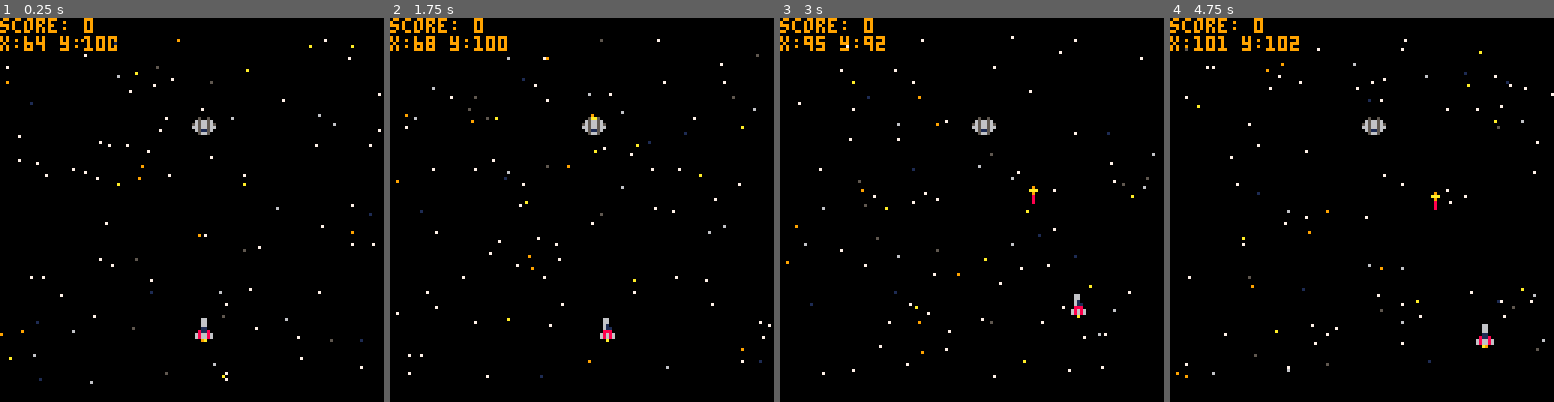
Above: before the commit, frames 1-4 (left to right).
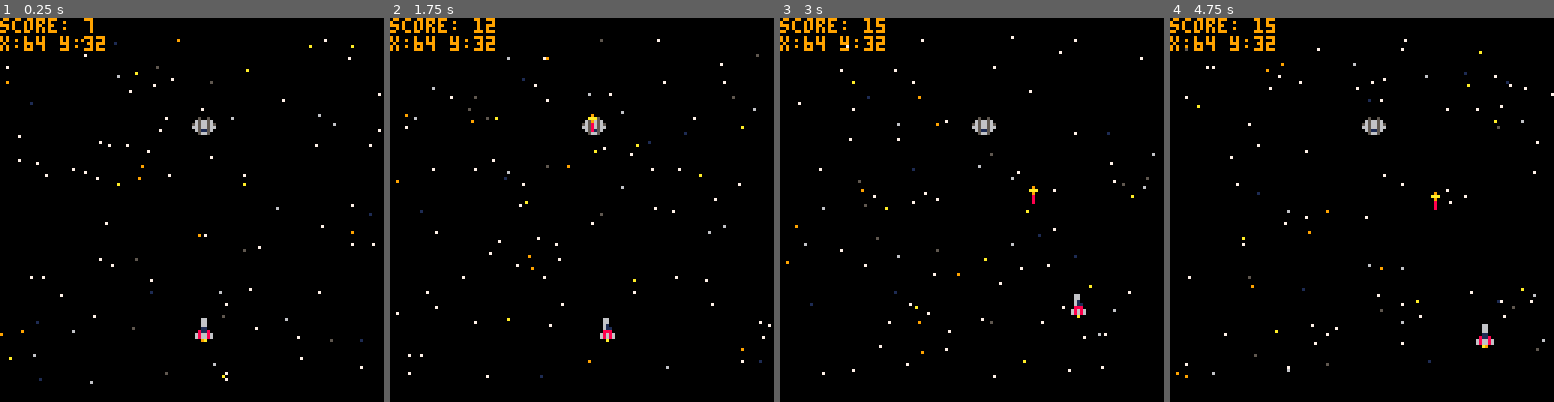
Above: after the commit, the same moments.

Repository: r3adm3/pico-8-experiments
Game: PICO-8 cartridge warstarlumo.p8
Same seed, same stepped clock (60 frames per second), same inputs: the game is played once before the commit and once after it.
Inputs:
- Up to frame 1 (0.25 s): no input
- Up to frame 2 (1.75 s): tap O (Z key) at 0.7, 1.7 s; hold Right from 1.6 s (still down)
- Up to frame 3 (3 s): release Right at 2.1 s; tap O (Z key) at 2.1, 2.5, 2.9 s; hold Up 2.15-2.42 s; hold Right from 2.47 s (still down)
- Up to frame 4 (4.75 s): release Right at 3.03 s; hold Left 3.08-3.58 s; tap O (Z key) every 0.4 s from 3.3 to 4.5 s; hold Down 3.63-3.97 s; hold Right 4.02-4.68 s; hold Up from 4.73 s (still down)

The runs differ from the first frame. In frame 1, 0.2% of the frame differs, in the area x 21-31%, y 0-9%; in frame 2, 0.3%; in frame 3, 0.2%; in frame 4, 0.7%, in the area x 6-34%, y 0-9%.

Commit message:
feat: basic collision, amends score

Diff:
--- /dev/null
+++ b/collision.p8
@@ -0,0 +1,90 @@
+pico-8 cartridge // http://www.pico-8.com
+version 42
+__lua__
+-- collision game
+-- player sprite vs enemy sprite
+
+function _init()
+  -- player sprite (controllable)
+  player = {
+    x = 64,
+    y = 64,
+    w = 8,
+    h = 8,
+    spr = 1
+  }
+
+  -- enemy sprite (moves automatically)
+  enemy = {
+    x = 32,
+    y = 32,
+    w = 8,
+    h = 8,
+    spr = 2,
+    dx = 0.5,
+    dy = 0.3
+  }
+
+  collision = false
+end
+
+function _update()
+  -- player movement
+  if btn(0) then player.x -= 1 end  -- left
+  if btn(1) then player.x += 1 end  -- right
+  if btn(2) then player.y -= 1 end  -- up
+  if btn(3) then player.y += 1 end  -- down
+
+  -- keep player on screen
+  player.x = mid(0, player.x, 120)
+  player.y = mid(0, player.y, 120)
+
+  -- enemy movement (bouncing)
+  enemy.x += enemy.dx
+  enemy.y += enemy.dy
+
+  -- enemy screen wrapping/bouncing
+  if enemy.x <= 0 or enemy.x >= 120 then
+    enemy.dx = -enemy.dx
+  end
+  if enemy.y <= 0 or enemy.y >= 120 then
+    enemy.dy = -enemy.dy
+  end
+
+  -- collision detection
+  collision = check_collision(player, enemy)
+end
+
+function _draw()
+  cls()
+
+  -- draw collision status at top
+  if collision then
+    print("collision: true", 4, 4, 8)  -- red text
+  else
+    print("collision: false", 4, 4, 5) -- gray text
+  end
+
+  -- draw sprites
+  spr(player.spr, player.x, player.y)
+  spr(enemy.spr, enemy.x, enemy.y)
+
+  -- draw instructions
+  print("use arrow keys to move", 4, 115, 6)
+end
+
+function check_collision(a, b)
+  return a.x < b.x + b.w and
+         a.x + a.w > b.x and
+         a.y < b.y + b.h and
+         a.y + a.h > b.y
+end
+__gfx__
+00000000888888882222222200000000000000000000000000000000000000000000000000000000000000000000000000000000000000000000000000000000
+00000000800000082000000200000000000000000000000000000000000000000000000000000000000000000000000000000000000000000000000000000000
+00000000800000082000000200000000000000000000000000000000000000000000000000000000000000000000000000000000000000000000000000000000
+00000000800000082000000200000000000000000000000000000000000000000000000000000000000000000000000000000000000000000000000000000000
+00000000800000082000000200000000000000000000000000000000000000000000000000000000000000000000000000000000000000000000000000000000
+00000000800000082000000200000000000000000000000000000000000000000000000000000000000000000000000000000000000000000000000000000000
+00000000800000082000000200000000000000000000000000000000000000000000000000000000000000000000000000000000000000000000000000000000
+00000000888888882222222200000000000000000000000000000000000000000000000000000000000000000000000000000000000000000000000000000000
--- a/warstarlumo.p8
+++ b/warstarlumo.p8
@@ -8,6 +8,7 @@
 --tab 4, enemy
 
 function _init()
+	score=0
 	init_starfield()
 	init_ship()
 	init_torpedo()
@@ -16,19 +17,20 @@
 
 function _draw()
  cls(0)
-	print ('score: 0')
- print ('x:'..ship.x..' y:'..ship.y)
+	print ('score: '..score)
+ print ('x:'..enemyx[1]..' y:'..enemyy[1])
+
  draw_starfield()
  draw_ship()
+ draw_enemy()
  draw_torpedo()
- draw_enemy()
 end
 
 function _update()
  update_starfield()
  update_ship()
+ update_enemy()
  update_torpedo()
- update_enemy()
 end
 
 
@@ -157,6 +159,8 @@
 	 sprite = 5,
 	 x = 64,
 	 y = 40,
+	 w=8,
+	 h=8,
 	 fired = 0
  }
 end
@@ -172,6 +176,11 @@
   if (torpedo.y <= 0) then
    torpedo.fired=0
   end
+
+  if (boolcollision(torpedo,enemy) == true) then
+ 		score = score + 1
+  end
+
 end
 
 function fire_torpedo()
@@ -186,6 +196,13 @@
 	enemyy={}
 	enemyspr={}
 	noofenemys=1
+	enemy={
+	 sprite=6,
+	 x=64,
+	 y=32,
+	 w=8,
+	 h=8
+	}
 end
 
 function update_enemy()
@@ -197,9 +214,17 @@
 end
 
 function draw_enemy()
-	for j=1,noofenemys do
-		spr(enemyspr[j],enemyx[j],enemyy[j])
-	end
+--	for j=1,noofenemys do
+		spr(enemy.sprite,enemy.x,enemy.y)
+--	end
+end
+-->8
+function boolcollision(a,b)
+  return a.x < b.x + b.w and
+         a.x + a.w > b.x and
+         a.y < b.y + b.h and
+         a.y + a.h > b.y
+
 end
 __gfx__
 00000000000660000006600000066000000660000000000000000000000000000000000000000000000000000000000000000000000000000000000000000000
@@ -339,3 +364,7 @@
 
 
 
+
+__gff__
+0000000000010200000000000000000000000000000000000000000000000000000000000000000000000000000000000000000000000000000000000000000000000000000000000000000000000000000000000000000000000000000000000000000000000000000000000000000000000000000000000000000000000000
+0000000000000000000000000000000000000000000000000000000000000000000000000000000000000000000000000000000000000000000000000000000000000000000000000000000000000000000000000000000000000000000000000000000000000000000000000000000000000000000000000000000000000000
Not shown, changed: the thumbnail (__label__) section of warstarlumo.p8
Not shown, changed: .DS_Store
